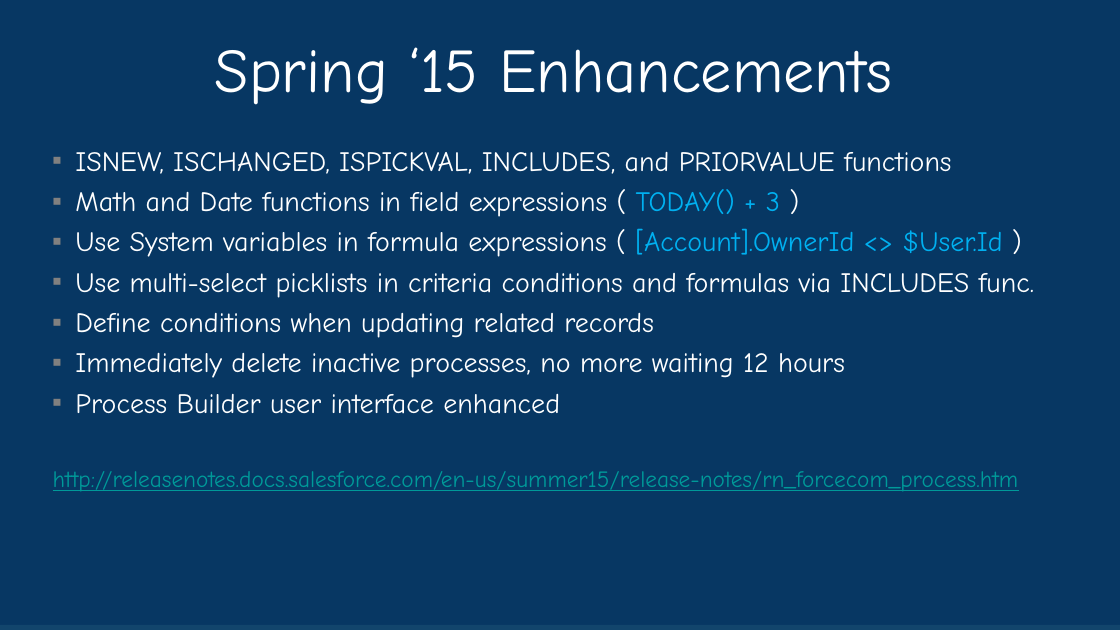
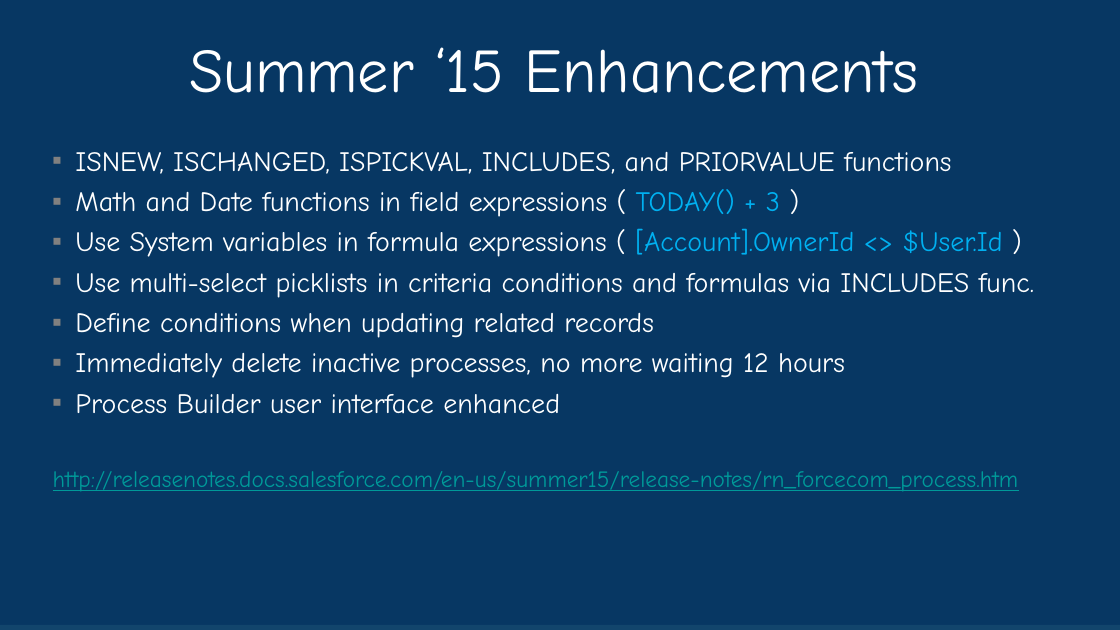
Before and after one commit to DouglasCAyers/sfdc-summer-of-trailhead-2015, a slide deck: slide 13 of presentation/Summer of Trailhead and Process Builder - Doug Ayers - 2015-07-16.pptx. Drawn at 1120x630 pixels with LibreOffice and Linux fonts; fonts in the diff are those of the drawing; background and template pictures are left out. Boxes give left, top, right and bottom in pixels: in the first picture for what was removed or moved away, otherwise in the second. Text is boxed around its words. In the diff, an @@ line names an element or a change of style, - is before the commit and + after.

Commit message:
fixed typo

```diff
--- a/presentation/Summer of Trailhead and Process Builder - Doug Ayers - 2015-07-16.pptx
+++ b/presentation/Summer of Trailhead and Process Builder - Doug Ayers - 2015-07-16.pptx
@@ title at box(189, 47, 918, 93): text changed @@
-Spring ‘15 Enhancements
+Summer ‘15 Enhancements
```
